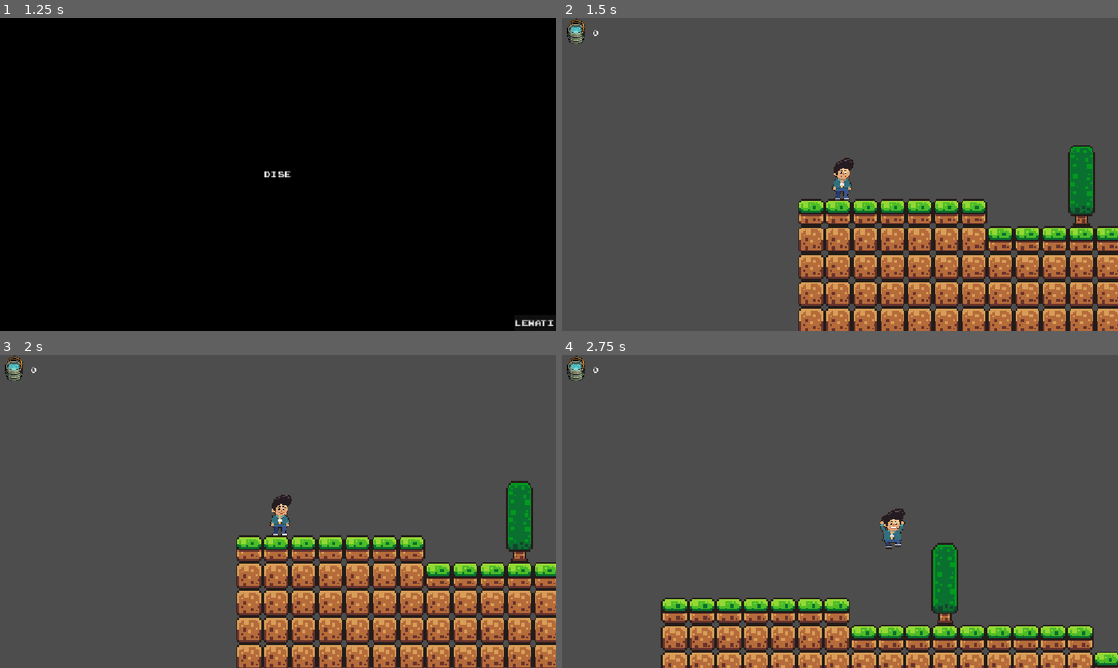
Above: before the commit, frames 1-4 (two rows, left to right).
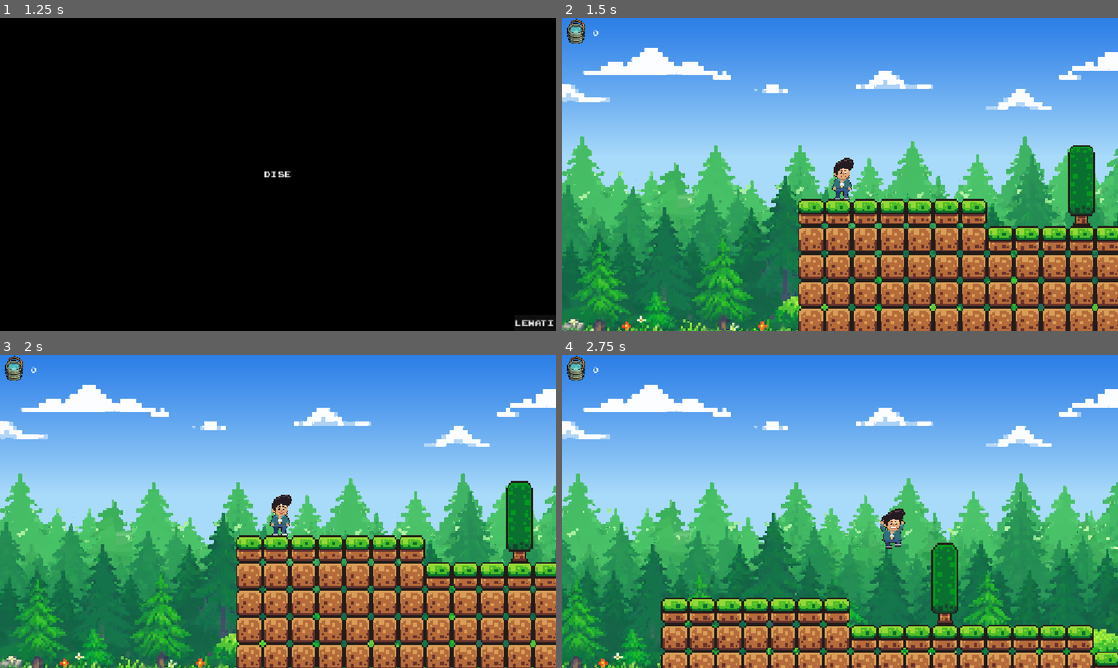
Above: after the commit, the same moments.

Repository: juztmuzan/last-escape
Game: Godot game, scene res://scene/main_menu.tscn
Same seed, same stepped clock (60 frames per second), same inputs: the game is played once before the commit and once after it.
Inputs:
- Up to frame 1 (1.25 s): click "MULAI" at 0.5 s
- Up to frame 2 (1.5 s): click "Lewati" at 1.25 s
- Up to frame 3 (2 s): no input
- Up to frame 4 (2.75 s): hold Right (move_right) from 2.03 s (still down); tap E (interact) at 2.1 s; tap Up (jump) at 2.27 s

Frame 1 is identical in both runs. In frame 2, 77% of the frame differs, in the area x 0-100%, y 0-100%; in frame 3, 77%; in frame 4, 85%.

Commit message:
Background level 1

Diff:
--- a/scene/last_escape.tscn
+++ b/scene/last_escape.tscn
@@ -13,6 +13,10 @@
 [ext_resource type="Texture2D" uid="uid://cm6gs7vyi1lp2" path="res://assets/character/player/idle/idle_07.png" id="9_6cpoj"]
 [ext_resource type="Texture2D" uid="uid://xmmtrbfkj6e5" path="res://assets/character/player/idle/idle_08.png" id="10_om10m"]
 [ext_resource type="Script" uid="uid://o6btlu0nxsjv" path="res://script/camera_2d.gd" id="23_47kbm"]
+[ext_resource type="Texture2D" uid="uid://diky5xrhti8nf" path="res://assets/background/level_1/01_langit.png" id="25_n51s4"]
+[ext_resource type="Texture2D" uid="uid://jmknmj00oq2j" path="res://assets/background/level_1/02_pohon_jauh.png" id="26_l8xet"]
+[ext_resource type="Texture2D" uid="uid://dve6k34xxe2vt" path="res://assets/background/level_1/03_pohon_tengah.png" id="27_io47f"]
+[ext_resource type="Texture2D" uid="uid://ctgfhsm1pex6" path="res://assets/background/level_1/04_pohon_depan.png" id="28_f4vfu"]
 [ext_resource type="Texture2D" uid="uid://cfupp4ifc0jb1" path="res://assets/character/player/run/run_01.png" id="30_k02mr"]
 [ext_resource type="Texture2D" uid="uid://ciotg4lgtg6nt" path="res://assets/character/player/run/run_02.png" id="31_xpcpj"]
 [ext_resource type="Texture2D" uid="uid://dyw5nu16tegb8" path="res://assets/character/player/run/run_03.png" id="32_151xh"]
@@ -364,5 +368,51 @@
 grow_horizontal = 1
 grow_vertical = 1
 
+[node name="ParallaxBackground" type="ParallaxBackground" parent="." unique_id=383569671]
+scroll_ignore_camera_zoom = true
+
+[node name="ParallaxLayer" type="ParallaxLayer" parent="ParallaxBackground" unique_id=1077053505]
+motion_scale = Vector2(0, 0)
+motion_mirroring = Vector2(1375, 0)
+
+[node name="Sprite2D" type="Sprite2D" parent="ParallaxBackground/ParallaxLayer" unique_id=1957139723]
+texture_filter = 1
+scale = Vector2(0.753, 0.753)
+texture = ExtResource("25_n51s4")
+centered = false
+
+[node name="ParallaxLayer2" type="ParallaxLayer" parent="ParallaxBackground" unique_id=1364655555]
+motion_scale = Vector2(0.1, 0)
+motion_mirroring = Vector2(1375, 0)
+
+[node name="Sprite2D" type="Sprite2D" parent="ParallaxBackground/ParallaxLayer2" unique_id=1341827285]
+texture_filter = 1
+position = Vector2(0, 90)
+scale = Vector2(0.753, 0.753)
+texture = ExtResource("26_l8xet")
+centered = false
+
+[node name="ParallaxLayer3" type="ParallaxLayer" parent="ParallaxBackground" unique_id=296744482]
+motion_scale = Vector2(0.3, 0)
+motion_mirroring = Vector2(1375, 0)
+
+[node name="Sprite2D" type="Sprite2D" parent="ParallaxBackground/ParallaxLayer3" unique_id=1976625532]
+texture_filter = 1
+position = Vector2(0, 90)
+scale = Vector2(0.753, 0.753)
+texture = ExtResource("27_io47f")
+centered = false
+
+[node name="ParallaxLayer4" type="ParallaxLayer" parent="ParallaxBackground" unique_id=1119059011]
+motion_scale = Vector2(0.6, 0)
+motion_mirroring = Vector2(1375, 0)
+
+[node name="Sprite2D" type="Sprite2D" parent="ParallaxBackground/ParallaxLayer4" unique_id=1027925364]
+texture_filter = 1
+position = Vector2(0, 90)
+scale = Vector2(0.753, 0.753)
+texture = ExtResource("28_f4vfu")
+centered = false
+
 [connection signal="body_entered" from="killzone" to="killzone" method="_on_body_entered"]
 [connection signal="timeout" from="killzone/Timer" to="killzone" method="_on_timer_timeout"]
Binary file removed: assets/background/level_1/05_tanah.png
Not shown, removed: assets/background/level_1/05_tanah.png.import
